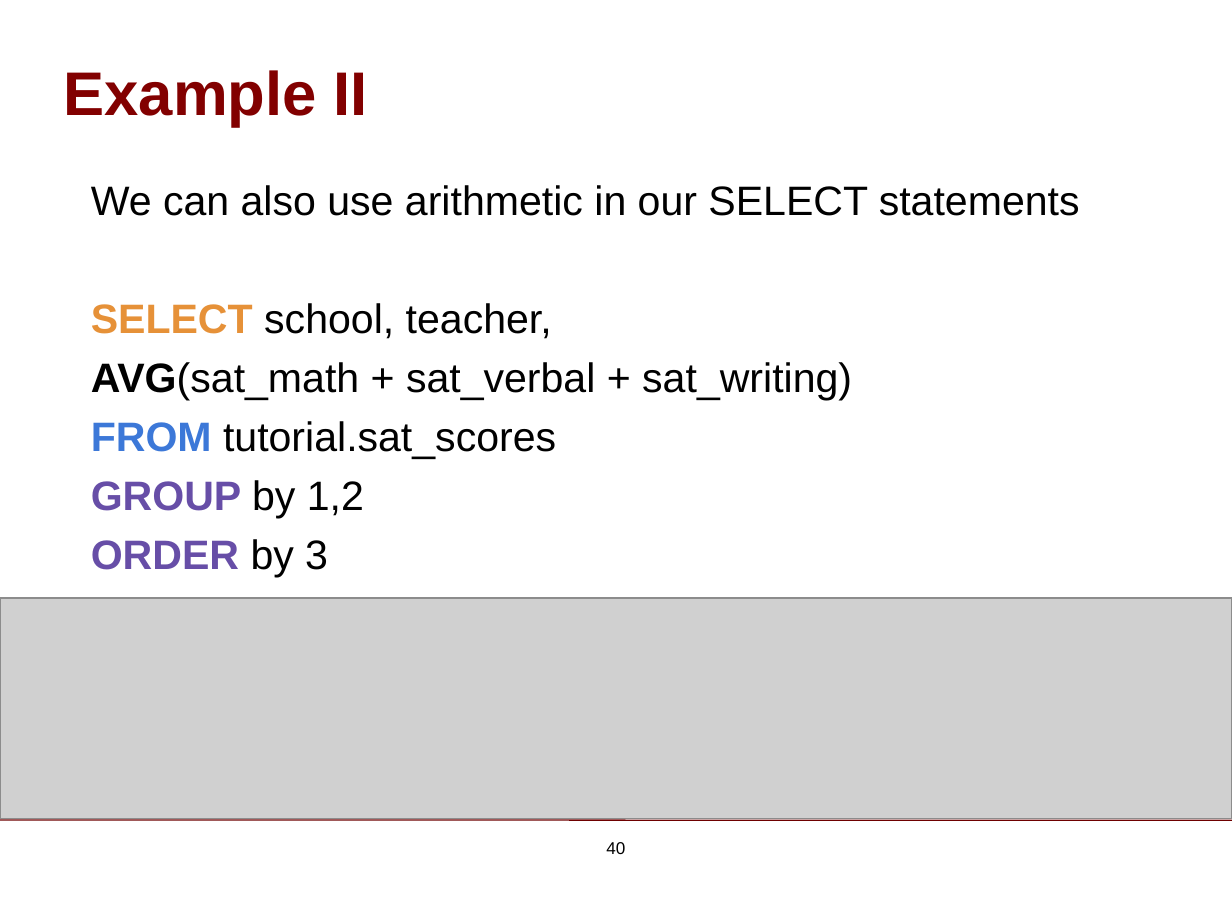
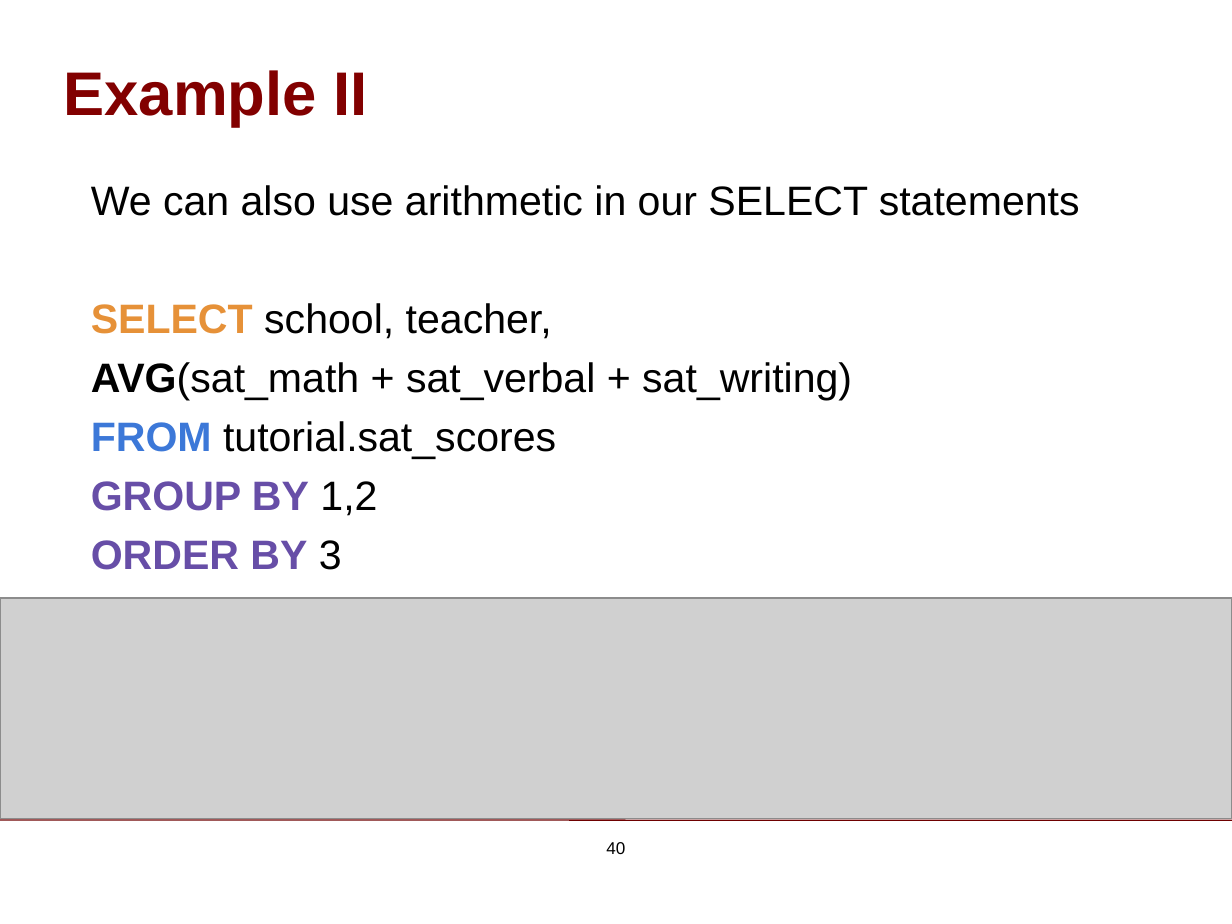
Before and after one commit to ChicagoBoothAnalytics/site, a slide deck: slide 40 of zzz MEDIA/SQL Basics.pptx. Drawn at 1232x924 pixels with LibreOffice and Linux fonts; fonts in the diff are those of the drawing; grey boxes stand for pictures; background and template pictures are left out. Boxes give left, top, right and bottom in pixels: in the first picture for what was removed or moved away, otherwise in the second. Text is boxed around its words. In the diff, an @@ line names an element or a change of style, - is before the commit and + after.

Commit message:
Fixed BY

```diff
--- a/zzz MEDIA/SQL Basics.pptx
+++ b/zzz MEDIA/SQL Basics.pptx
@@ text at [91,481,377,570]: text changed @@
-GROUP by 1,2
-ORDER by 3
+GROUP BY 1,2
+ORDER BY 3
```
Also in this commit, not shown: 5 other slides changed.
